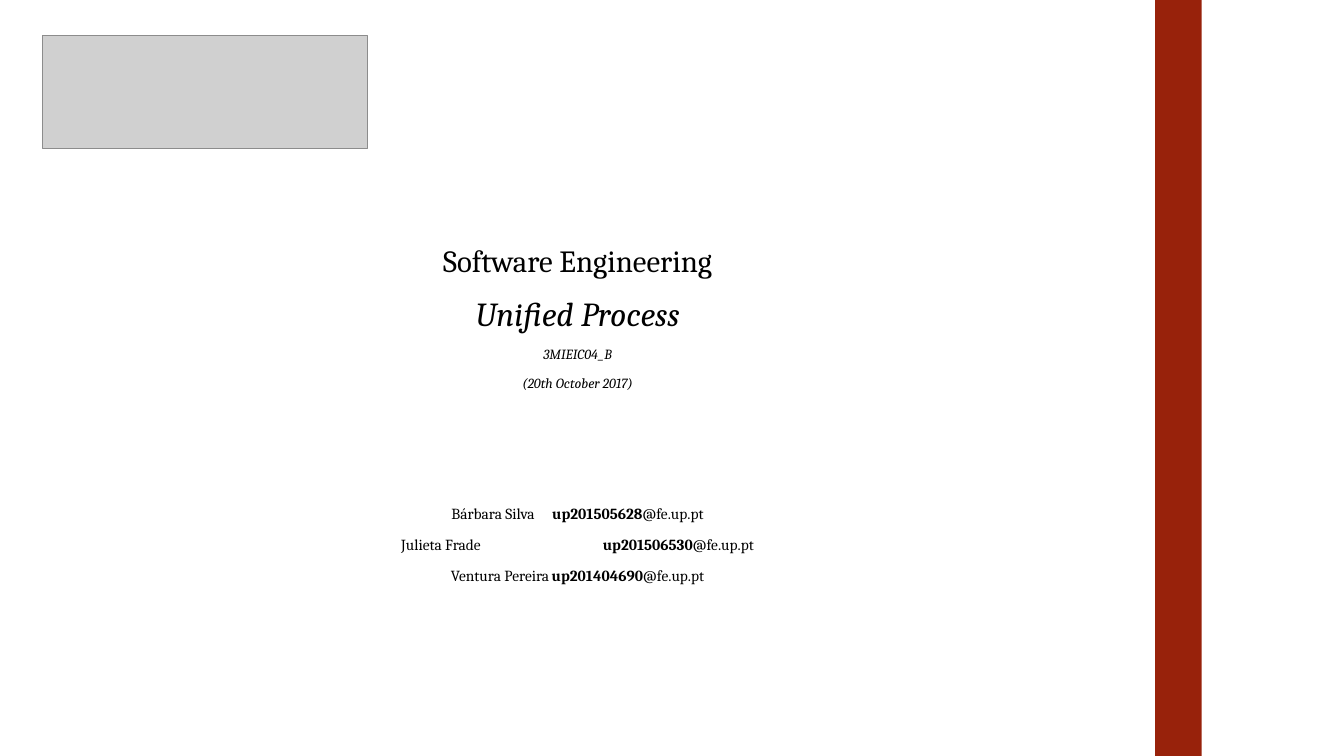
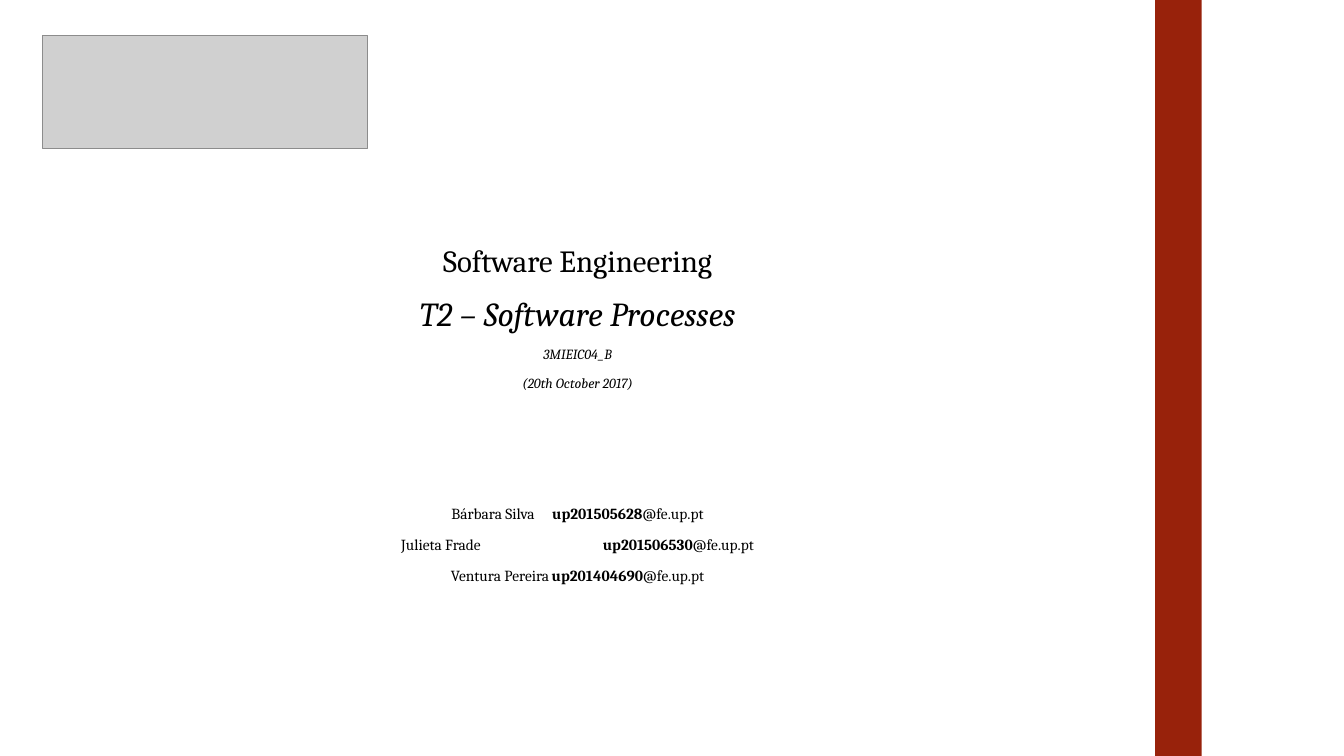
Before and after one commit to julietafrade97/feup-esof, a slide deck: slide 1 of T2/Presentation.pptx. Drawn at 1344x756 pixels with LibreOffice and Linux fonts; fonts in the diff are those of the drawing; grey boxes stand for pictures. Boxes give left, top, right and bottom in pixels: in the first picture for what was removed or moved away, otherwise in the second. Text is boxed around its words. In the diff, an @@ line names an element or a change of style, - is before the commit and + after.

```diff
--- a/T2/Presentation.pptx
+++ b/T2/Presentation.pptx
@@ text at (420,302,735,334): text changed @@
-Unified Process
+T2 – Software Processes
```
Also in this commit, not shown: 24 slides added, 1 slide removed.
